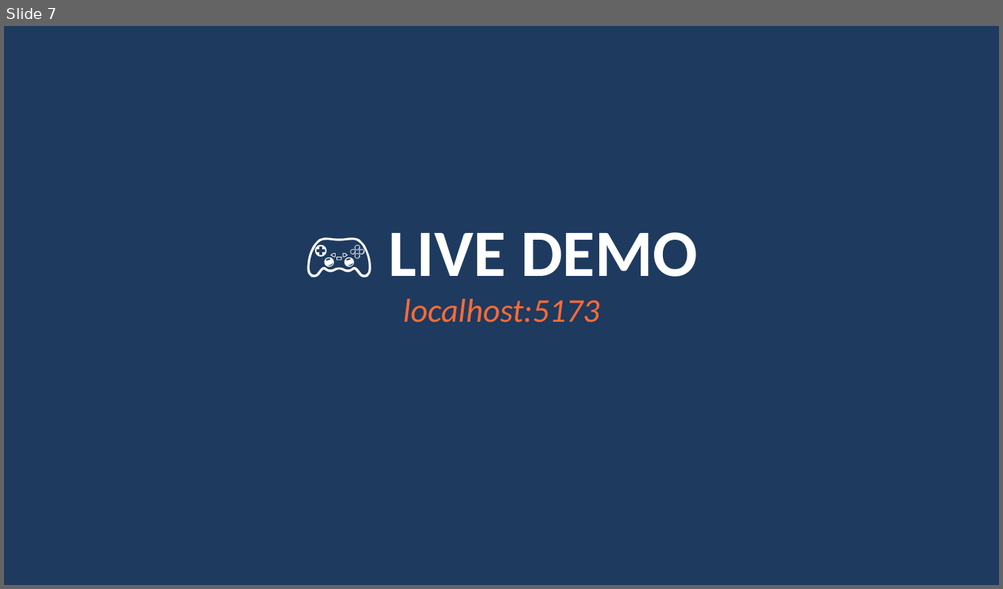
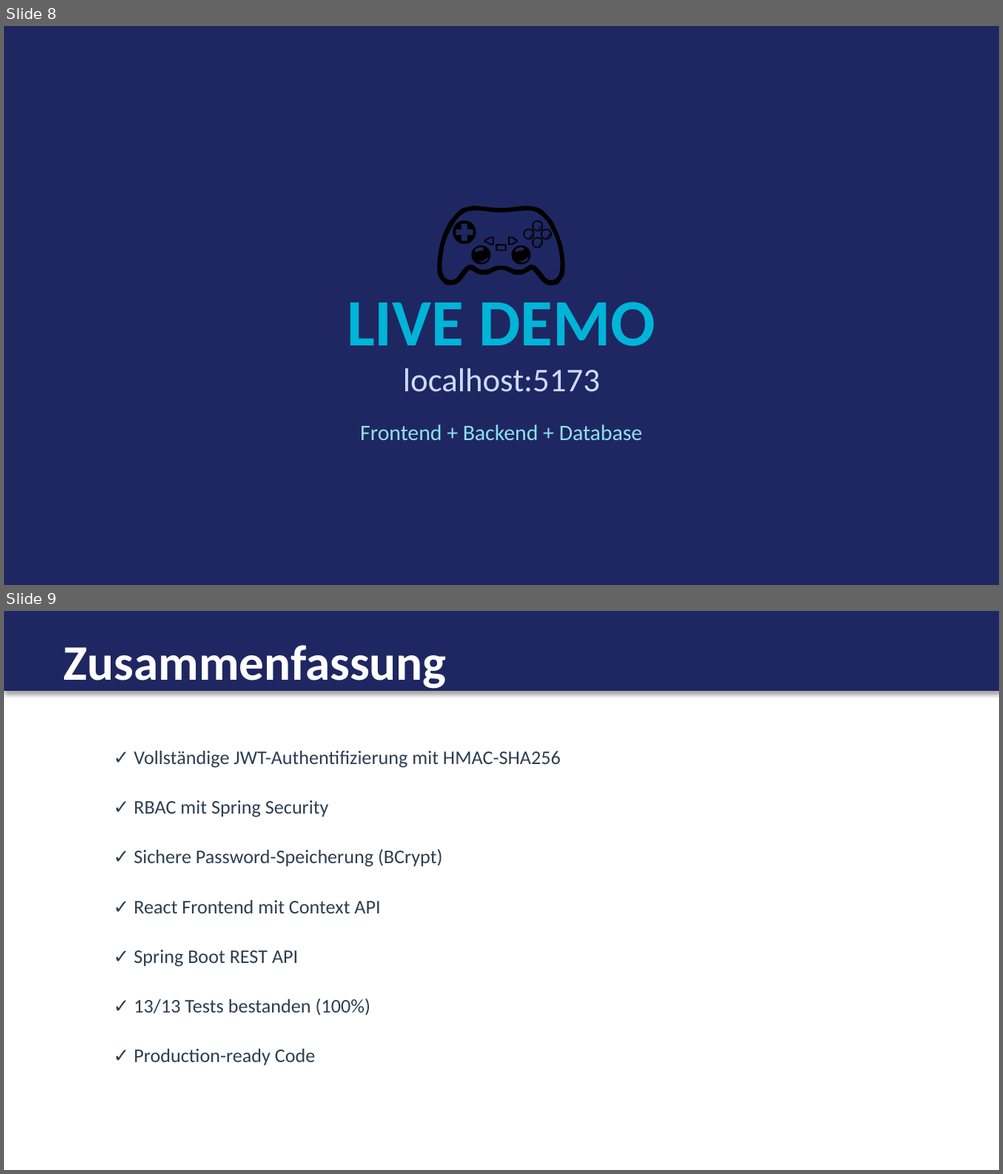
Before and after one commit to Pipo0911/LB-Projekt-M223_Philipp-Seewer, a slide deck: M223_Presentation.pptx. Shown one above the other, each under a label of ours: slide 7 before the commit, slides 8 and 9 after it. The pictures are 1003x589 and 1003x1174 pixels, drawn with LibreOffice and Linux fonts; fonts in the diff are those of the drawing. Boxes give left, top, right and bottom in pixels: in the first picture for what was removed or moved away, otherwise in the second. Text is boxed around its words. In the diff, an @@ line names an element or a change of style, - is before the commit and + after.

```diff
--- a/M223_Presentation.pptx
+++ b/M223_Presentation.pptx
@@ slide 9 added at [4, 611, 999, 1170], background #FFFFFF @@
@@ rectangle added at [4, 611, 999, 691], fill #1E2761, outline #1E2761 0.75 pt @@
@@ text added at [63, 645, 446, 692], 36 pt, text #FFFFFF, bold @@
+Zusammenfassung
@@ text added at [134, 751, 560, 768], 14 pt, text #2C3E50 @@
+✓ Vollständige JWT-Authentifizierung mit HMAC-SHA256
@@ text added at [134, 800, 329, 817], 14 pt, text #2C3E50 @@
+✓ RBAC mit Spring Security
@@ text added at [134, 849, 443, 867], 14 pt, text #2C3E50 @@
+✓ Sichere Password-Speicherung (BCrypt)
@@ text added at [134, 900, 380, 914], 14 pt, text #2C3E50 @@
+✓ React Frontend mit Context API
@@ text added at [134, 950, 298, 967], 14 pt, text #2C3E50 @@
+✓ Spring Boot REST API
@@ text added at [134, 999, 370, 1016], 14 pt, text #2C3E50 @@
+✓ 13/13 Tests bestanden (100%)
@@ text added at [134, 1049, 315, 1066], 14 pt, text #2C3E50 @@
+✓ Production-ready Code
@@ what was slide 7 is now slide 8 @@
@@ slide 8 changed as well @@
@@ background #1E3A5F to #1E2761 @@
@@ text added at [4, 145, 999, 245], 96 pt, text #000000 @@
+🎮
@@ text at [347, 302, 655, 346]: text changed; size 24 to 48 pt; text colour #FF6B35 to #00B4D8; bold on; italic off @@
-🎮 LIVE DEMO
-localhost:5173
+LIVE DEMO
@@ text added at [403, 369, 600, 392], 24 pt, text #CADCFC @@
+localhost:5173
@@ text added at [360, 425, 643, 440], 16 pt, text #90E0EF @@
+Frontend + Backend + Database
```
Also in this commit, not shown: 3 other slides changed, 4 other slides added, 4 slides removed, 1 other file.
